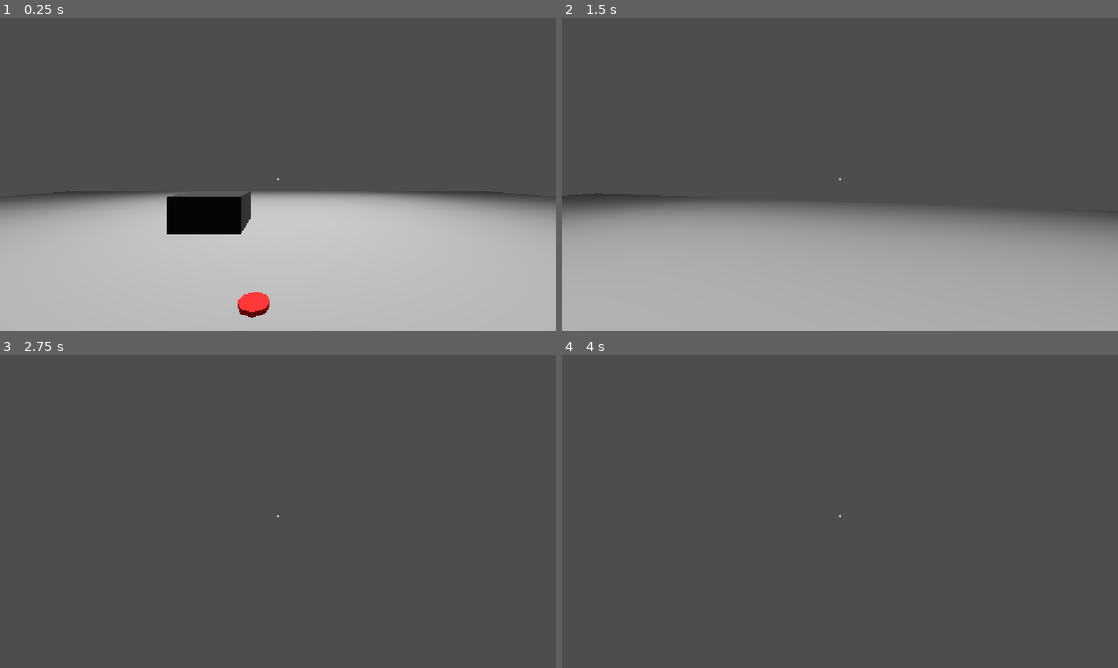
Above: before the commit, frames 1-4 (two rows, left to right).
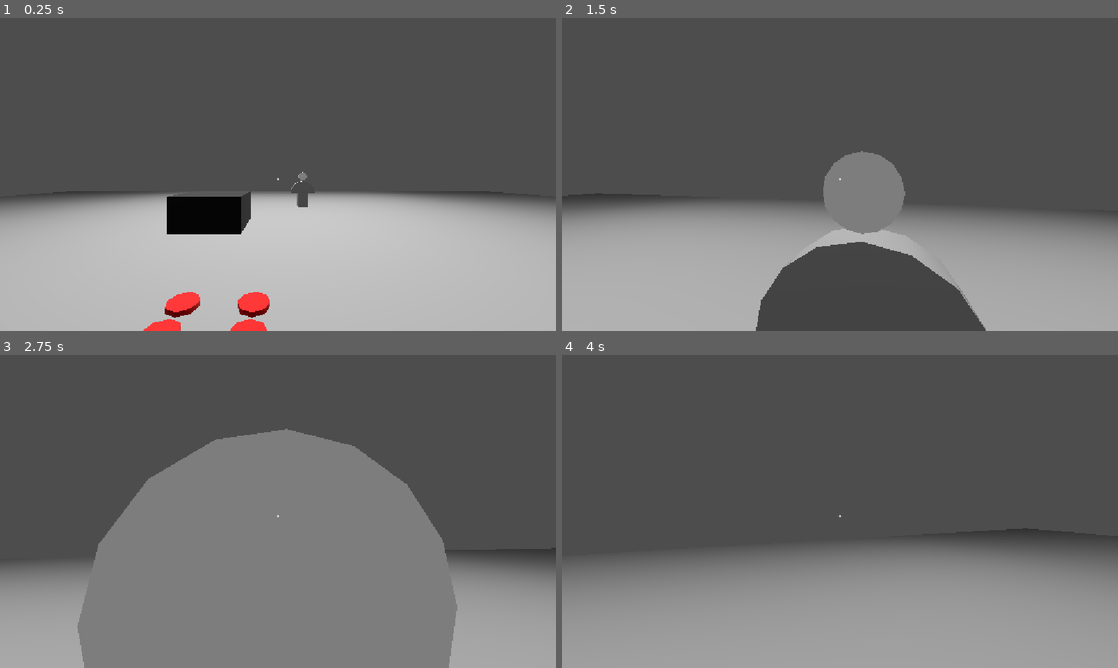
Above: after the commit, the same moments.

Repository: AlexLietha/Slacker
Game: Godot game, scene res://Scenes/test.tscn
Same seed, same stepped clock (60 frames per second), same inputs: the game is played once before the commit and once after it. The project has no main scene, so this scene is started directly.
Inputs (mouse positions are in pixels of both pictures, inside the frame that each line leads up to):
- Up to frame 1 (0.25 s): no input
- Up to frame 2 (1.5 s): tap Enter at 0.5 s; move the mouse to (867, 174) at 0.52 s; hold W (moveForward) from 0.53 s (still down); tap E (interact) at 0.6, 1.35 s; move the mouse to (812, 174) at 1.27 s
- Up to frame 3 (2.75 s): keep holding W (moveForward); move the mouse to (289, 505) at 2.02 s; tap E (interact) at 2.1 s
- Up to frame 4 (4 s): keep holding W (moveForward); tap Space at 2.75 s; move the mouse to (834, 517) at 2.77 s; tap E (interact) at 2.85, 3.6 s; tap Enter at 3.5 s; move the mouse to (878, 514) at 3.52 s

The runs differ from the first frame. In frame 1, 0.9% of the frame differs, in the area x 25-57%, y 49-100%; in frame 2, 11%; in frame 3, 53%, in the area x 0-100%, y 23-100%; in frame 4, 36%.

Commit message:
basic order system done

Diff:
--- a/slacker/Orders & Tasks/Orders/Burger.tres
+++ b/slacker/Orders & Tasks/Orders/Burger.tres
@@ -2,31 +2,12 @@
 
 [ext_resource type="Script" uid="uid://cl0p37mk4yal2" path="res://Scripts/Orders/Order.gd" id="1_8i4oq"]
 [ext_resource type="Script" uid="uid://dpgnkwpxdfj0e" path="res://Scripts/Orders/TasksSteps.gd" id="2_drrk0"]
-
-[sub_resource type="Resource" id="Resource_8i4oq"]
-script = ExtResource("2_drrk0")
-description = "Grab a burger patty"
-type = 2
-target_id = "rawBurgerPatty"
-metadata/_custom_type_script = "uid://dpgnkwpxdfj0e"
-
-[sub_resource type="Resource" id="Resource_drrk0"]
-script = ExtResource("2_drrk0")
-description = "Place burger patty on grill"
-type = 1
-target_id = "grill"
-metadata/_custom_type_script = "uid://dpgnkwpxdfj0e"
-
-[sub_resource type="Resource" id="Resource_qe4jl"]
-script = ExtResource("2_drrk0")
-description = "Deliver cooked burger to waitress"
-target_id = "waitress"
-metadata/_custom_type_script = "uid://dpgnkwpxdfj0e"
+[ext_resource type="Resource" uid="uid://d2sj0d04ixhwg" path="res://Orders & Tasks/Steps/Burger/Deliver Burger.tres" id="3_drrk0"]
 
 [resource]
 script = ExtResource("1_8i4oq")
 order_id = "burger"
 title = "1 Burger"
 description = "A customer wants a hamburger."
-steps = Array[ExtResource("2_drrk0")]([SubResource("Resource_8i4oq"), SubResource("Resource_drrk0"), SubResource("Resource_qe4jl")])
+steps = Array[ExtResource("2_drrk0")]([ExtResource("3_drrk0")])
 metadata/_custom_type_script = "uid://cl0p37mk4yal2"
--- a/slacker/Orders & Tasks/Steps/Burger/Deliver Burger.tres
+++ b/slacker/Orders & Tasks/Steps/Burger/Deliver Burger.tres
@@ -4,6 +4,6 @@
 
 [resource]
 script = ExtResource("1_kon5p")
-description = "Deliver cooked burger to waitress"
+description = "1 Hamburger"
 target_id = "waitress"
 metadata/_custom_type_script = "uid://dpgnkwpxdfj0e"
--- a/slacker/Scenes/OrderElement.tscn
+++ b/slacker/Scenes/OrderElement.tscn
@@ -3,6 +3,7 @@
 [ext_resource type="Script" uid="uid://bf44617ntag05" path="res://Scripts/Orders/UI/order_ui.gd" id="1_6oaq1"]
 
 [node name="Control" type="RichTextLabel" unique_id=1026540578]
+anchors_preset = 15
 anchor_right = 1.0
 anchor_bottom = 1.0
 grow_horizontal = 2
--- a/slacker/Scenes/grabbable_object.tscn
+++ b/slacker/Scenes/grabbable_object.tscn
@@ -12,12 +12,13 @@
 [sub_resource type="StandardMaterial3D" id="StandardMaterial3D_7jh4o"]
 albedo_color = Color(1, 0, 0, 1)
 
-[node name="grabbableObject" type="RigidBody3D" unique_id=844689755 node_paths=PackedStringArray("interactableComponent", "grabbableComponent", "idComponent")]
+[node name="grabbableObject" type="RigidBody3D" unique_id=844689755 node_paths=PackedStringArray("interactableComponent", "grabbableComponent", "idComponent", "model")]
 collision_layer = 3
 script = ExtResource("1_g5dvv")
 interactableComponent = NodePath("InteractableComponent")
 grabbableComponent = NodePath("GrabbableComponent")
 idComponent = NodePath("IDComponent")
+model = NodePath("CSGCylinder3D")
 
 [node name="InteractableComponent" type="Node" parent="." unique_id=56224242]
 script = ExtResource("2_74iel")
--- a/slacker/Scenes/grill.tscn
+++ b/slacker/Scenes/grill.tscn
@@ -1,6 +1,8 @@
 [gd_scene format=3 uid="uid://csl4s4fsyxjxk"]
 
 [ext_resource type="Script" uid="uid://8hid0kygyi71" path="res://Scripts/interactible_component.gd" id="1_2s3s1"]
+[ext_resource type="Script" uid="uid://dk1q06f52xa35" path="res://Scripts/grill.gd" id="1_84nkv"]
+[ext_resource type="Script" uid="uid://c051513rs7gnq" path="res://Scenes/IDComponent.gd" id="3_aj0s0"]
 
 [sub_resource type="StandardMaterial3D" id="StandardMaterial3D_qc4db"]
 albedo_color = Color(0.012617188, 0.012617188, 0.012617188, 1)
@@ -8,11 +10,18 @@
 [sub_resource type="BoxShape3D" id="BoxShape3D_7jh4o"]
 size = Vector3(1, 0.5, 1)
 
-[node name="Grill" type="StaticBody3D" unique_id=1864087979]
+[node name="Grill" type="StaticBody3D" unique_id=1864087979 node_paths=PackedStringArray("interactableComponent", "idComponent")]
 collision_layer = 3
+script = ExtResource("1_84nkv")
+interactableComponent = NodePath("InteractableComponent")
+idComponent = NodePath("IDComponent")
 
 [node name="InteractableComponent" type="Node" parent="." unique_id=1108265130]
 script = ExtResource("1_2s3s1")
+
+[node name="IDComponent" type="Node" parent="." unique_id=443511248]
+script = ExtResource("3_aj0s0")
+item_quest_id = "grill"
 
 [node name="CSGBox3D" type="CSGBox3D" parent="." unique_id=1183098024]
 size = Vector3(1, 0.5, 1)
--- /dev/null
+++ b/slacker/Scenes/npc.tscn
@@ -0,0 +1,48 @@
+[gd_scene format=3 uid="uid://ddnsnlj6myhdd"]
+
+[ext_resource type="Script" uid="uid://cjkny77v8xyu0" path="res://Scripts/Waitress.gd" id="1_g6unj"]
+[ext_resource type="Script" uid="uid://8hid0kygyi71" path="res://Scripts/interactible_component.gd" id="1_nh2m4"]
+[ext_resource type="Script" uid="uid://c051513rs7gnq" path="res://Scenes/IDComponent.gd" id="3_h1ryf"]
+
+[sub_resource type="BoxShape3D" id="BoxShape3D_tcuxl"]
+size = Vector3(0.6, 1, 0.15)
+
+[sub_resource type="StandardMaterial3D" id="StandardMaterial3D_7jh4o"]
+
+[node name="NPC1" type="StaticBody3D" unique_id=190551831 node_paths=PackedStringArray("interactableComponent")]
+collision_layer = 3
+script = ExtResource("1_g6unj")
+interactableComponent = NodePath("InteractableComponent")
+
+[node name="InteractableComponent" type="Node" parent="." unique_id=872500535]
+script = ExtResource("1_nh2m4")
+
+[node name="IDComponent" type="Node" parent="." unique_id=658960265]
+script = ExtResource("3_h1ryf")
+item_quest_id = "rawBurgerPatty"
+
+[node name="Colis" type="CollisionShape3D" parent="." unique_id=1485652563]
+transform = Transform3D(-1, 0, -8.742278e-08, 0, 1, 0, 8.742278e-08, 0, -1, 0, 0.5, 0)
+shape = SubResource("BoxShape3D_tcuxl")
+
+[node name="CSGCylinder3D" type="CSGCylinder3D" parent="Colis" unique_id=1785237974]
+transform = Transform3D(1, 0, 0, 0, -4.371139e-08, -1, 0, 1, -4.371139e-08, 0, 0.26318574, 0)
+radius = 0.1
+height = 0.15
+sides = 16
+material = SubResource("StandardMaterial3D_7jh4o")
+
+[node name="CSGCylinder3D2" type="CSGCylinder3D" parent="Colis" unique_id=250669825]
+transform = Transform3D(1, 0, 0, 0, -4.371139e-08, -1, 0, 1, -4.371139e-08, 0, -0.15623087, 0)
+radius = 0.3
+height = 0.15
+sides = 16
+
+[node name="CSGBox3D2" type="CSGBox3D" parent="Colis/CSGCylinder3D2" unique_id=668866594]
+transform = Transform3D(1, 0, 0, 0, -4.371139e-08, 1, 0, -1, -4.371139e-08, 2.2935052e-09, -0.006849878, 0.25)
+operation = 2
+size = Vector3(0.615, 0.5, 0.18876953)
+
+[node name="CSGBox3D" type="CSGBox3D" parent="Colis" unique_id=376912221]
+transform = Transform3D(1, 0, 0, 0, 1, 0, 0, 0, 1, 0, -0.25, 0)
+size = Vector3(0.25, 0.5, 0.15)
--- a/slacker/Scenes/player.tscn
+++ b/slacker/Scenes/player.tscn
@@ -42,7 +42,7 @@
 [node name="Order List" type="VBoxContainer" parent="UI" unique_id=871812656]
 anchors_preset = 9
 anchor_bottom = 1.0
-offset_right = 100.0
+offset_right = 165.0
 grow_vertical = 2
 size_flags_horizontal = 3
 script = ExtResource("3_6t5aa")
--- a/slacker/Scenes/test.tscn
+++ b/slacker/Scenes/test.tscn
@@ -3,6 +3,8 @@
 [ext_resource type="PackedScene" uid="uid://w1hcy6j1i0vj" path="res://Scenes/player.tscn" id="1_lc1oi"]
 [ext_resource type="PackedScene" uid="uid://be2lpldotxs4g" path="res://Scenes/grabbable_object.tscn" id="2_8od7v"]
 [ext_resource type="PackedScene" uid="uid://csl4s4fsyxjxk" path="res://Scenes/grill.tscn" id="3_qc4db"]
+[ext_resource type="PackedScene" uid="uid://ddnsnlj6myhdd" path="res://Scenes/npc.tscn" id="4_ys1qc"]
+[ext_resource type="Script" uid="uid://c051513rs7gnq" path="res://Scenes/IDComponent.gd" id="5_35xla"]
 
 [sub_resource type="Environment" id="Environment_7jh4o"]
 ambient_light_color = Color(1, 1, 1, 1)
@@ -30,3 +32,19 @@
 
 [node name="Grill" parent="." unique_id=2077506183 instance=ExtResource("3_qc4db")]
 transform = Transform3D(1, 0, 0, 0, 1, 0, 0, 0, 1, -1, 0.25, -3.264)
+
+[node name="NPC1" parent="." unique_id=209910386 instance=ExtResource("4_ys1qc")]
+transform = Transform3D(1, 0, 0, 0, 1, 0, 0, 0, 1, 0.620558, -0.012005806, -5.164071)
+
+[node name="IDComponent2" type="Node" parent="NPC1" unique_id=951819349]
+script = ExtResource("5_35xla")
+item_quest_id = "rawBurgerPatty"
+
+[node name="grabbableObject2" parent="." unique_id=844689755 instance=ExtResource("2_8od7v")]
+transform = Transform3D(1, 0, 0, 0, 1, 0, 0, 0, 1, -0.57573974, 0.0686754, -1.23946)
+
+[node name="grabbableObject3" parent="." unique_id=729585394 instance=ExtResource("2_8od7v")]
+transform = Transform3D(1, 0, 0, 0, 1, 0, 0, 0, 1, -0.1460023, 0.0686754, -0.989035)
+
+[node name="grabbableObject4" parent="." unique_id=1516432677 instance=ExtResource("2_8od7v")]
+transform = Transform3D(1, 0, 0, 0, 1, 0, 0, 0, 1, -0.57573974, 0.0686754, -0.989035)
--- a/slacker/Scripts/Orders/UI/order_list.gd
+++ b/slacker/Scripts/Orders/UI/order_list.gd
@@ -10,7 +10,7 @@
 	add_child(label)
 	label.order = order
 	label.fit_content = true
-	label.text = order.get_current_step().description
+	label.text = "ORDER \n---------\n" + order.get_current_step().description + "\n---------"
 
 func UpdateOrder(order: Order) -> void:
 	print("Updating Order UI")
@@ -19,7 +19,7 @@
 			return
 
 		if child.order == order:
-			child.text = order.get_current_step().description
+			child.text = "ORDER \n------\n" + order.get_current_step().description + "------"
 	pass
 
 func DeleteOrder(order: Order) -> void:
--- a/slacker/Scripts/Orders/UI/order_ui.gd
+++ b/slacker/Scripts/Orders/UI/order_ui.gd
@@ -5,6 +5,3 @@
 
 func _ready() -> void:
 	pass
-
-func UpdateText():
-	text = order.get_current_step().description
--- a/slacker/Scripts/Orders/order_manager.gd
+++ b/slacker/Scripts/Orders/order_manager.gd
@@ -57,10 +57,12 @@
 			)
 
 			order.check_progress()
-			AdvancedOrder.emit(order)
+
 			if order.completed:
 				complete_order(order)
 				CompletedOrder.emit(order)
+			else:
+				AdvancedOrder.emit(order)
 		return
 
 
--- /dev/null
+++ b/slacker/Scripts/Waitress.gd
@@ -0,0 +1,17 @@
+extends StaticBody3D
+
+@export var interactableComponent: InteractableComponent
+@export var idComponent: IDComponent
+
+func _ready() -> void:
+	interactableComponent.interacted.connect(GiveFood)
+
+func GiveFood(player: CharacterBody3D):
+	if player.get_child(4).get_child_count() == 0:
+		return
+
+	var item : GrabbableObject = player.get_child(4).get_child(0)
+
+	if item is GrabbableObject:
+		player.get_child(4).remove_child(item)
+		OrderManager.report_event("Deliver", "waitress", 1)
--- a/slacker/Scripts/grabbable_component.gd
+++ b/slacker/Scripts/grabbable_component.gd
@@ -1,4 +1,4 @@
 extends Node
 class_name GrabbableComponent
 
-@export var Grabbable = false
+@export var Grabbable = true
--- a/slacker/Scripts/grabbable_object.gd
+++ b/slacker/Scripts/grabbable_object.gd
@@ -1,8 +1,9 @@
 extends RigidBody3D
-
+class_name GrabbableObject
 @export var interactableComponent: InteractableComponent
 @export var grabbableComponent: GrabbableComponent
 @export var idComponent: IDComponent
+@export var model: CSGCylinder3D
 
 func _ready() -> void:
 	interactableComponent.GetSignal().connect(Grab)
@@ -10,6 +11,9 @@
 
 func Grab(grabber : CharacterBody3D):
 	pass
+	if not grabbableComponent.Grabbable:
+		return
+
 	print(grabber)
 
 	self.reparent(grabber.get_child(4))
@@ -25,3 +29,6 @@
 	self.position = Vector3.ZERO
 	self.freeze = true
 	set_collision_layer_value(2, true)
+
+func cook():
+	model.material.albedo_color = Color(0.293, 0.18, 0.146, 1.0)
--- /dev/null
+++ b/slacker/Scripts/grill.gd
@@ -0,0 +1,18 @@
+extends StaticBody3D
+
+@export var interactableComponent: InteractableComponent
+@export var idComponent: IDComponent
+
+# Called when the node enters the scene tree for the first time.
+func _ready() -> void:
+	interactableComponent.interacted.connect(GrillItem)
+
+
+func GrillItem(player : CharacterBody3D):
+	if player.get_child(4).get_child_count() == 0:
+		return
+
+	var item : GrabbableObject = player.get_child(4).get_child(0)
+
+	if item is GrabbableObject:
+		item.cook()
--- a/slacker/Scripts/interaction.gd
+++ b/slacker/Scripts/interaction.gd
@@ -6,6 +6,7 @@
 	var collider = get_collider()
 
 	if Input.is_action_just_pressed("interact") and canInteract:
+
 		if collider:
 			var interactable = collider.get_node_or_null("InteractableComponent")
 
Not shown, added: slacker/Scripts/Waitress.gd.uid
Not shown, added: slacker/Scripts/grill.gd.uid
